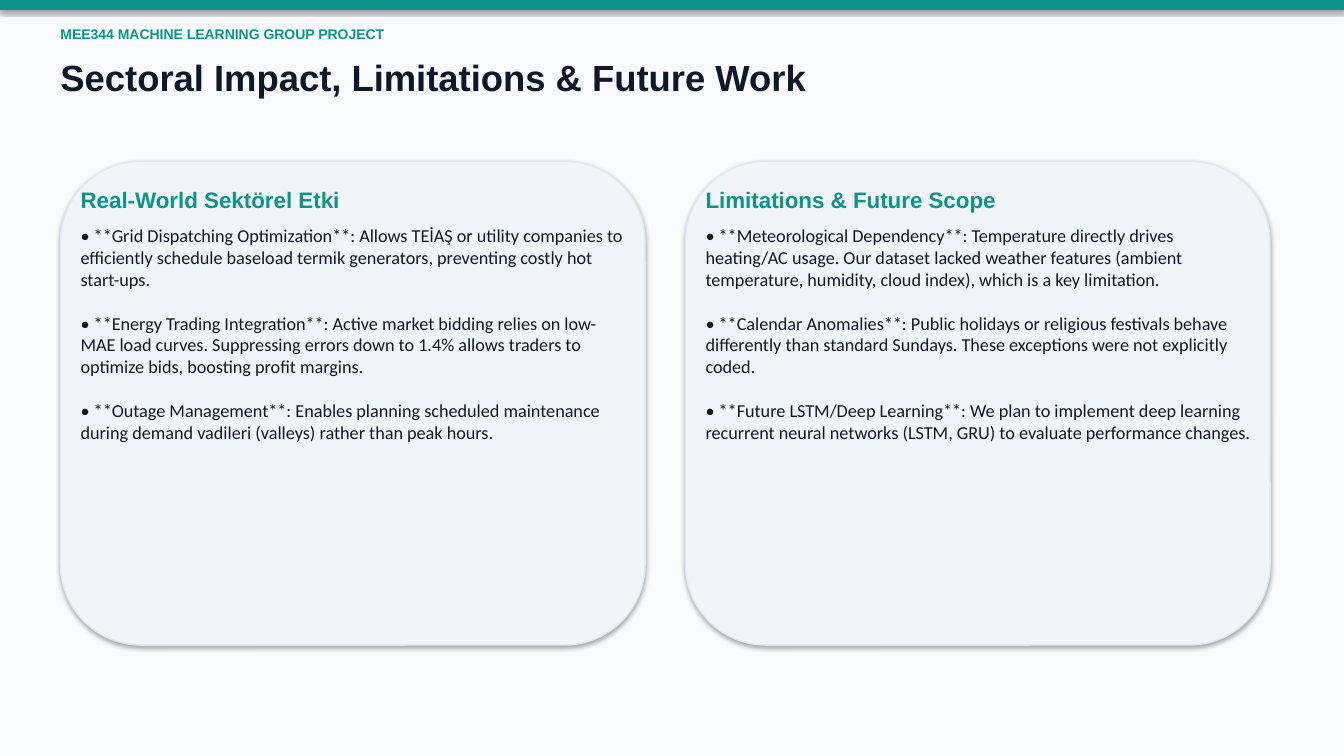
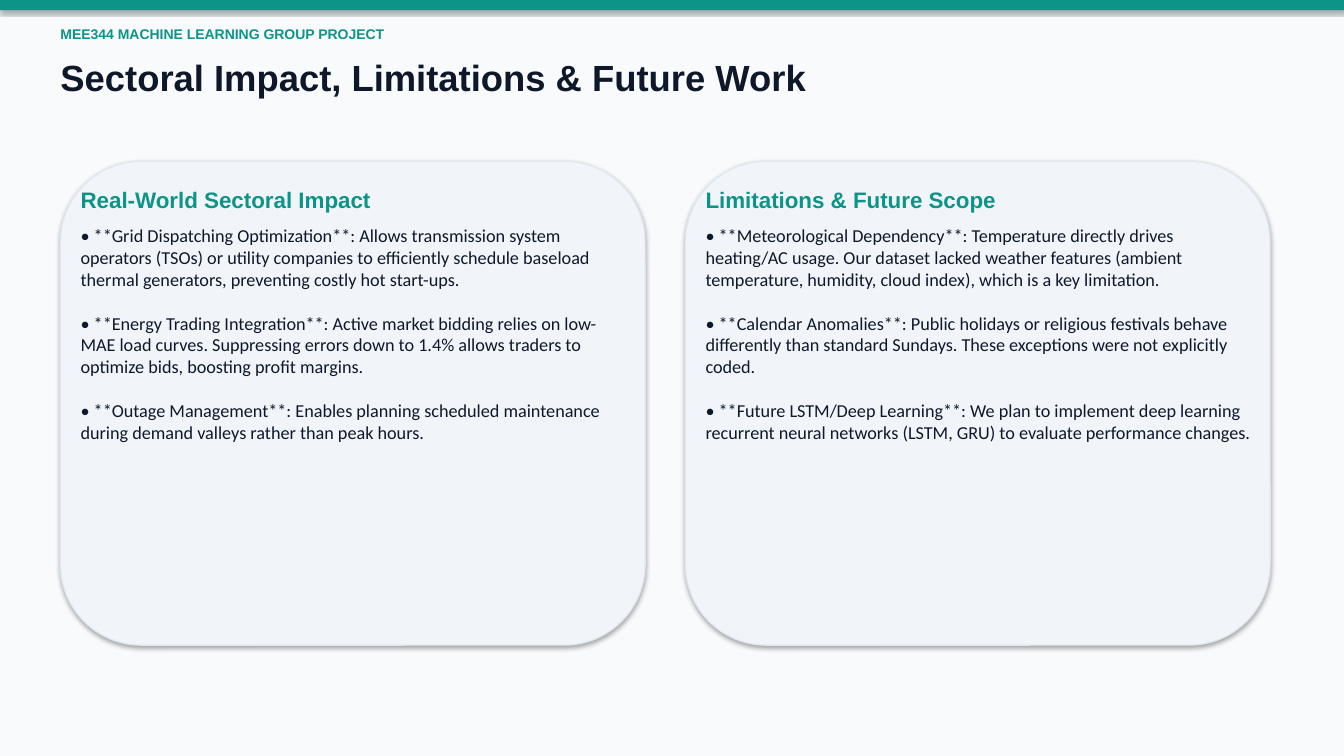
Before and after one commit to kemallatak/MEE344-Machine-Learning, a slide deck: slide 14 of MEE344_Machine_Learning_Presentation.pptx. Drawn at 1344x756 pixels with LibreOffice and Linux fonts; fonts in the diff are those of the drawing. Boxes give left, top, right and bottom in pixels: in the first picture for what was removed or moved away, otherwise in the second. Text is boxed around its words. In the diff, an @@ line names an element or a change of style, - is before the commit and + after.

```diff
--- a/MEE344_Machine_Learning_Presentation.pptx
+++ b/MEE344_Machine_Learning_Presentation.pptx
@@ text at (81,191,600,442): text changed @@
-Real-World Sektörel Etki
-• **Grid Dispatching Optimization**: Allows TEİAŞ or utility companies to efficiently schedule baseload termik generators, preventing costly hot start-ups.
-• **Energy Trading Integration**: Active market bidding relies on low-MAE load curves. Suppressing errors down to 1.4% allows traders to optimize bids, boosting profit margins.
-• **Outage Management**: Enables planning scheduled maintenance during demand vadileri (valleys) rather than peak hours.
+Real-World Sectoral Impact
+• **Grid Dispatching Optimization**: Allows transmission system operators (TSOs) or utility companies to efficiently schedule baseload thermal generators, preventing costly hot start-ups.
+• **Energy Trading Integration**: Active market bidding relies on low-MAE load curves. Suppressing errors down to 1.4% allows traders to optimize bids, boosting profit margins.
+• **Outage Management**: Enables planning scheduled maintenance during demand valleys rather than peak hours.
```
Also in this commit, not shown: 7 other slides changed, 7 other files.
